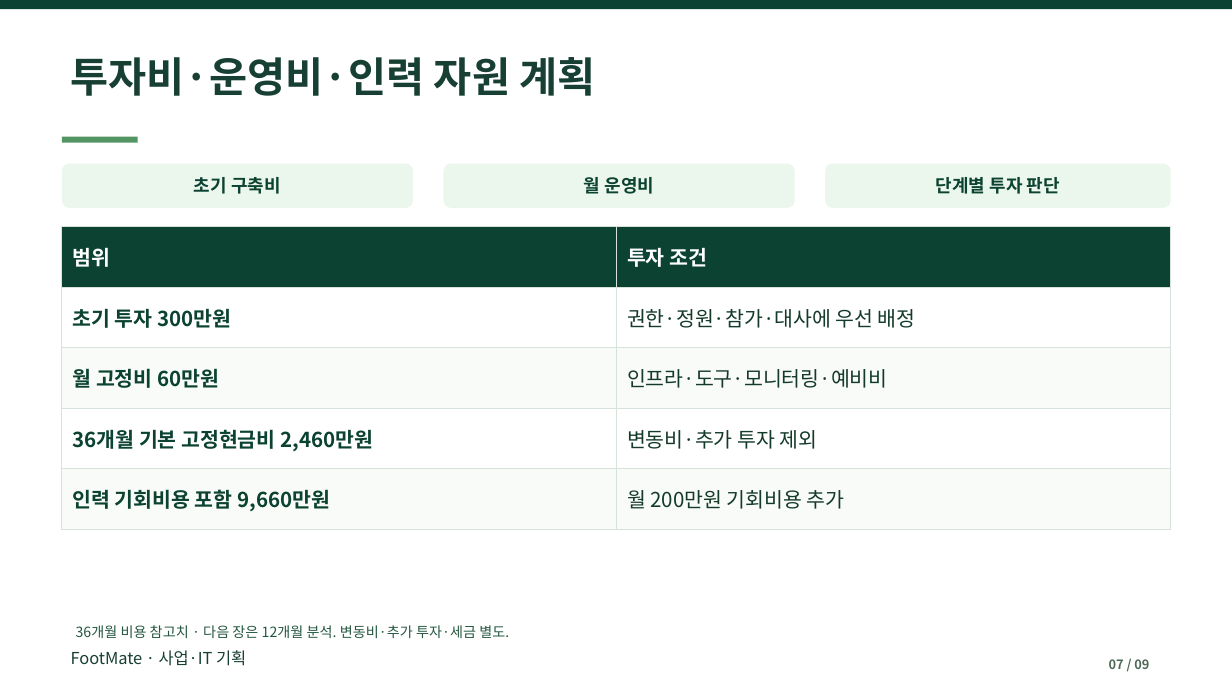
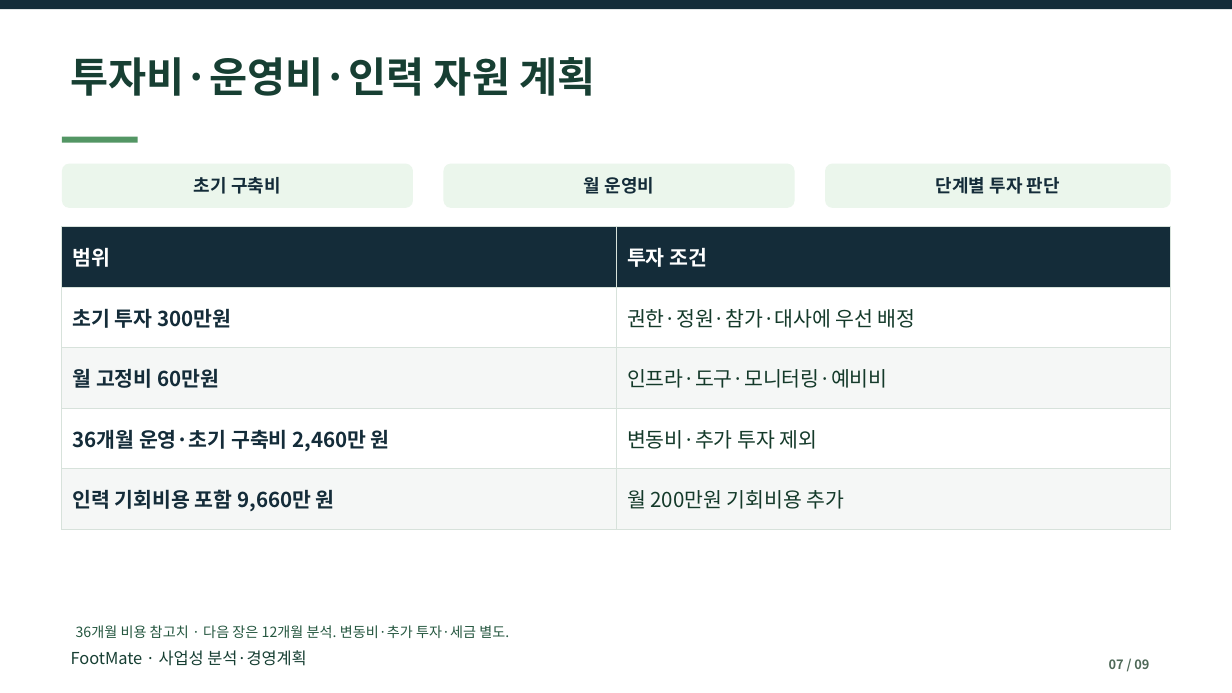
Before and after one commit to dohyunkimmm/footmate, a slide deck: slide 7 of src/case-study/downloads/footmate_report.pptx. Drawn at 1232x693 pixels with LibreOffice and Linux fonts; fonts in the diff are those of the drawing. Boxes give left, top, right and bottom in pixels: in the first picture for what was removed or moved away, otherwise in the second. Text is boxed around its words. In the diff, an @@ line names an element or a change of style, - is before the commit and + after.

```diff
--- a/src/case-study/downloads/footmate_report.pptx
+++ b/src/case-study/downloads/footmate_report.pptx
@@ rectangle at [0, 0, 1232, 9]: fill #0B4231 to #142C39 @@
@@ text colour #0B4231 to #142C39 in 3 elements at [194, 177, 281, 194], [584, 177, 654, 194], [936, 177, 1060, 194] @@
@@ table at [62, 226, 1171, 530] @@
-row 4, column 1: 36개월 기본 고정현금비 2,460만원
+row 4, column 1: 36개월 운영·초기 구축비 2,460만 원
-row 5, column 1: 인력 기회비용 포함 9,660만원
+row 5, column 1: 인력 기회비용 포함 9,660만 원
@@ fill #0B4231 to #142C39 in row 1 @@
@@ fill #F8FBF8 to #F5F7F6 in 4 cells @@
@@ text colour #0B4231 to #142C39 in "초기 투자 300만원", "월 고정비 60만원" @@
@@ text at [71, 650, 306, 666]: text changed @@
-FootMate · 사업·IT 기획
+FootMate · 사업성 분석·경영계획
```
Also in this commit, not shown: 8 other slides changed, 16 other files.
